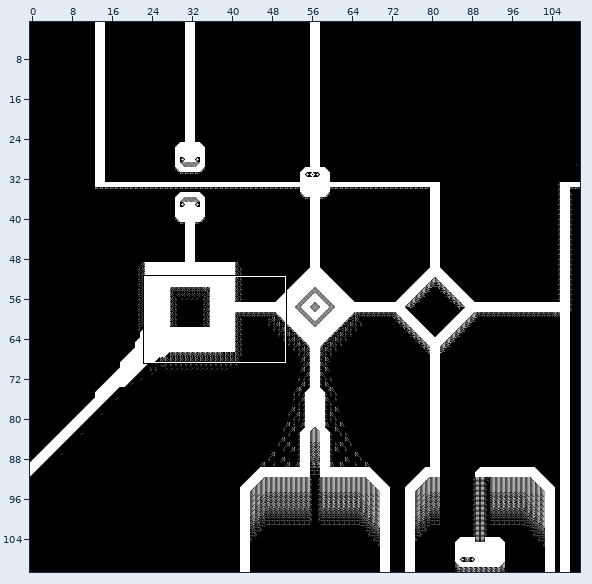
Tiled map: projects/project3/assets/maps/act4bmap.tmx. Above: a wide view before the commit, with the close-up outlined.
Close-up. Before the edit:
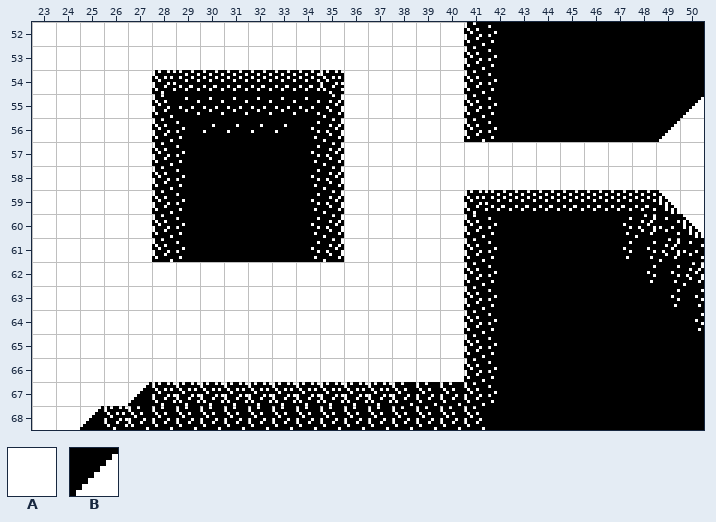
Cells are 16x16 px. Shown: x 23..50, y 52..68. The commit also changed other parts of the map, which this record leaves out.
Key: from "map_tileset": A 0, B 11.
_ is an empty cell, # one hidden under a higher layer.
Layers that did not change in this view are not listed.
Layer "background" before, first column x 23:
52 AAAAAAAAAAAAAAAAAA##########
53 AAAAAAAAAAAAAAAAAA##########
54 AAAAA########AAAAA##########
55 AAAAA########AAAAA#########B
56 AAAAA########AAAAA########BA
57 AAAAA########AAAAAAAAAAAAAAA
58 AAAAA########AAAAAAAAAAAAAAA
59 AAAAA########AAAAA#########A
60 AAAAA########AAAAA##########
61 AAAAA########AAAAA##########
62 AAAAAAAAAAAAAAAAAA##########
63 AAAAAAAAAAAAAAAAAA##########
64 AAAAAAAAAAAAAAAAAA##########
65 AAAAAAAAAAAAAAAAAA##########
66 AAAAAAAAAAAAAAAAAA##########
67 AAAA########################
68 AA##########################
The same view after the edit:
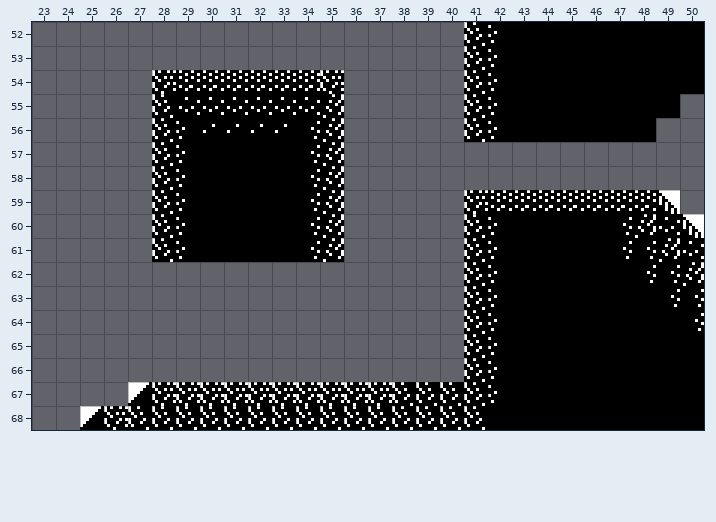
From old to new:
Layer "background" (now hidden):
y 52..53: x 23..40 AAAAAAAAAAAAAAAAAA -> __________________
y 54: x 23..27 AAAAA -> _____; x 36..40 AAAAA -> _____
y 55: x 23..27 AAAAA -> _____; x 36..40 AAAAA -> _____; x 50 B -> _
y 56: x 23..27 AAAAA -> _____; x 36..40 AAAAA -> _____; x 49..50 BA -> __
y 57..58: x 23..27 AAAAA -> _____; x 36..50 AAAAAAAAAAAAAAA -> _______________
y 59: x 23..27 AAAAA -> _____; x 36..40 AAAAA -> _____; x 50 A -> _
y 60..61: x 23..27 AAAAA -> _____; x 36..40 AAAAA -> _____
y 62..66: x 23..40 AAAAAAAAAAAAAAAAAA -> __________________
y 67: x 23..26 AAAA -> ____
y 68: x 23..24 AA -> __
Boxes around the changes in both close-ups, in picture pixels (x1, y1, x2, y2):
removed: (32, 22, 704, 430)
